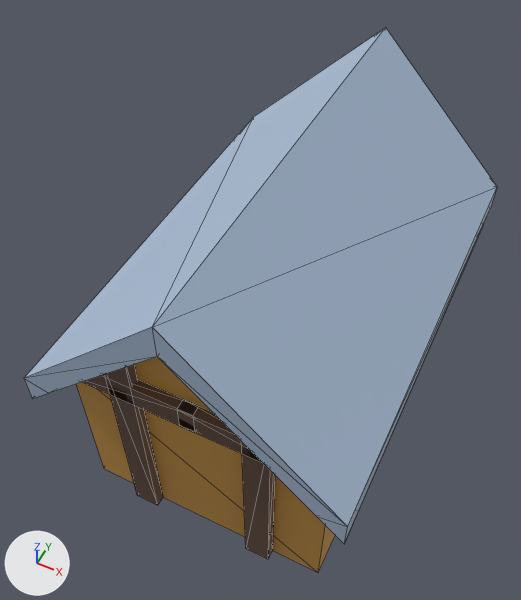
Two versions of the glTF model assets/models/buildings/house_winter.glb, one commit apart.
One viewpoint serves both versions: a 50 mm lens placed at (1.57, -4.14, 5.59), pointed at (-0.16, -0.68, 1.27). Every picture has the same lights, and +X, +Y and +Z are marked at lower left. The picture after the commit comes second. Mesh edges are drawn as thin lines. Vertices at exactly the same position are counted once.
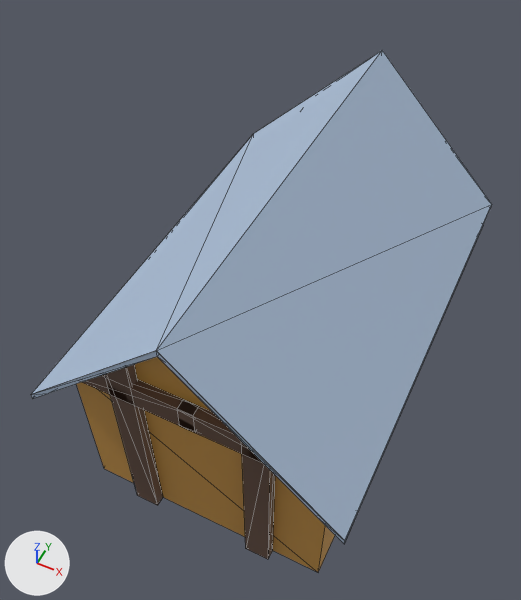
Changed parts and their boxes (x1, y1, x2, y2) in the pictures (521 x 600 px; the box of a moved part takes in the faces that stretch with it):
'Cube', reshaped
    before: (24, 28, 497, 572)
    after: (31, 50, 492, 572)
part 1 of me_cube_001, moved or reshaped
    before: (24, 28, 497, 543)
    after: (31, 50, 492, 543)
part 2 of me_cube_001, surface changed
    before: (24, 188, 497, 543)
    after: (31, 207, 491, 543)

Edits to the bpy script that builds the scene:
```text
Add img_house_winter_color:
    img_house_winter_color = load_image('house_winter_color', '_unpacked/house_winter_color', 1024, 1024, 'sRGB')
Change mat_roof:
    mat_roof.texture: img_house_color -> img_house_winter_color
Change mat_balki:
    mat_balki.texture: img_house_color -> img_house_winter_color
Change me_cube_001:
    used by ob_cube; location = (-0.006, -0.5, 1.148)
    before: 25 (1.21, -1.75, 0.36) at pixel (347, 526), 26 (0.01, -1.75, 1.56) at pixel (152, 327), 27 (-1.19, -1.75, 0.36) at pixel (23, 378), 30 (1.21, 1.75, 0.36) at pixel (497, 186), 36 (-1.19, 1.75, 0.36) at pixel (253, 116)
    before: 37 (0.01, 1.75, 1.56) at pixel (385, 27), 143 (-0.99, -0.68, 0.31), 145 (-1.08, -0.68, 0.31), 147 (-0.99, -0.48, 0.31), 149 (-1.08, -0.48, 0.31)
    before: 151 (-0.99, 0.68, 0.31), 153 (-1.08, 0.68, 0.31), 155 (-0.99, 0.48, 0.31), 157 (-1.08, 0.48, 0.31)
    remove me_cube_001.from_pydata(...)  # 158 vertices, 244 faces; spans x -1.19..1.21, y -1.75..1.75, z -1.15..1.56
    add me_cube_001.from_pydata(...)  # 158 vertices, 244 faces; spans x -1.19..1.21, y -1.75..1.75, z -1.15..1.36
    me_cube_001 part 1
    add for i in [143, 145, 147, 149, 151, 153, 155, 157]: me_cube_001.vertices[i].co += Vector((0.0, 0.0, -0.06))
    add for i in [25, 26, 27, 30, 36, 37]: me_cube_001.vertices[i].co += Vector((0.0, 0.0, -0.2))
    me_cube_001 part 2: texture (UV) coordinates of 200 of 244 faces, centred in x -1.19..1.21, y -1.75..1.75, z -1.15..1.08, changed; they spanned u 0.0..0.99, v 0.0..1.0 and now span u 0.0..0.98, v 0.0..1.0
```
